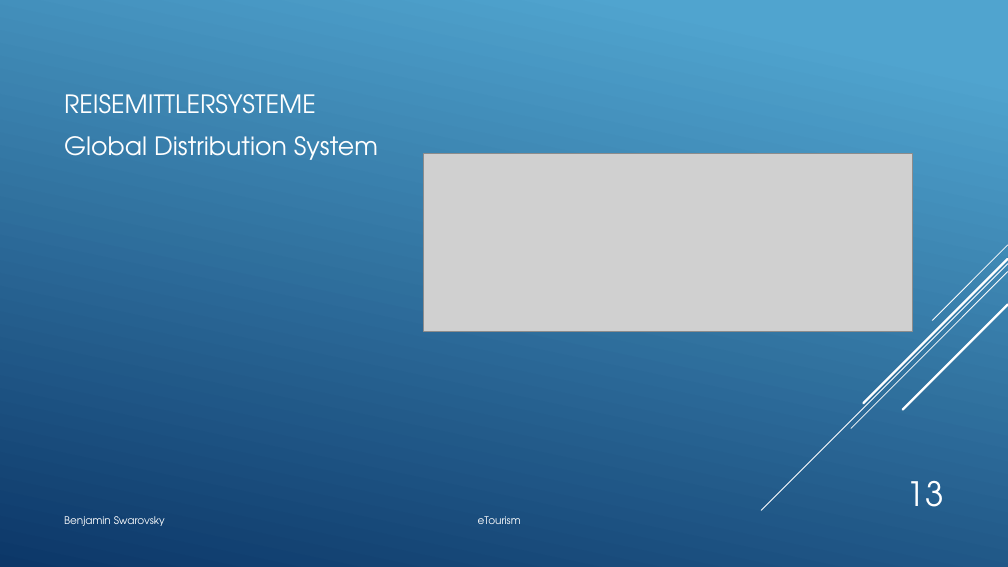
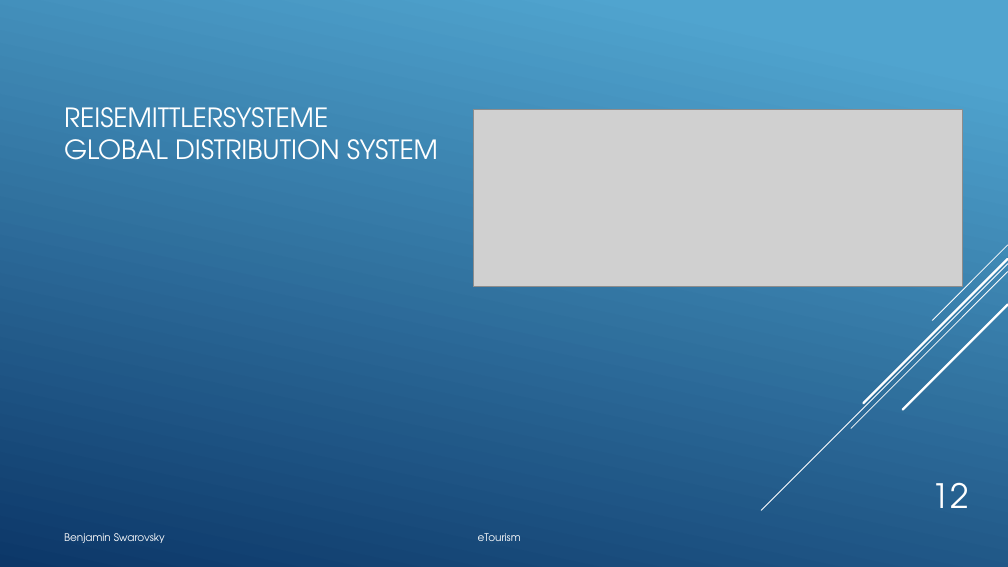
Before and after one commit to BenjaminS01/eTourism, a slide deck: slide 12 of Etourism.pptx (slide 13 before the commit). Drawn at 1008x567 pixels with LibreOffice and Linux fonts; fonts in the diff are those of the drawing; grey boxes stand for pictures. Boxes give left, top, right and bottom in pixels: in the first picture for what was removed or moved away, otherwise in the second. Text is boxed around its words. In the diff, an @@ line names an element or a change of style, - is before the commit and + after.

```diff
--- a/Etourism.pptx
+++ b/Etourism.pptx
@@ title at (64,107,438,160): text changed; size 24 to 25.2 pt @@
-REISEMITTLERSYSTEME
+REISEMITTLERSYSTEME
+GLOBAL DISTRIBUTION SYSTEM
@@ picture: place and size @@
-picture at (423,154,913,331)
+picture at (473,109,963,287)
@@ text removed at (64,136,378,160) @@
-Global Distribution System
@@ page number at (932,482,969,508): text changed @@
-13
+12
@@ text "Benjamin Swarovsky eTourism": place and size @@
-text "Benjamin Swarovsky eTourism" at (64,516,521,526)
+text "Benjamin Swarovsky eTourism" at (64,533,521,543)
```
Also in this commit, not shown: 18 other slides changed, 1 slide added, 1 slide removed.
